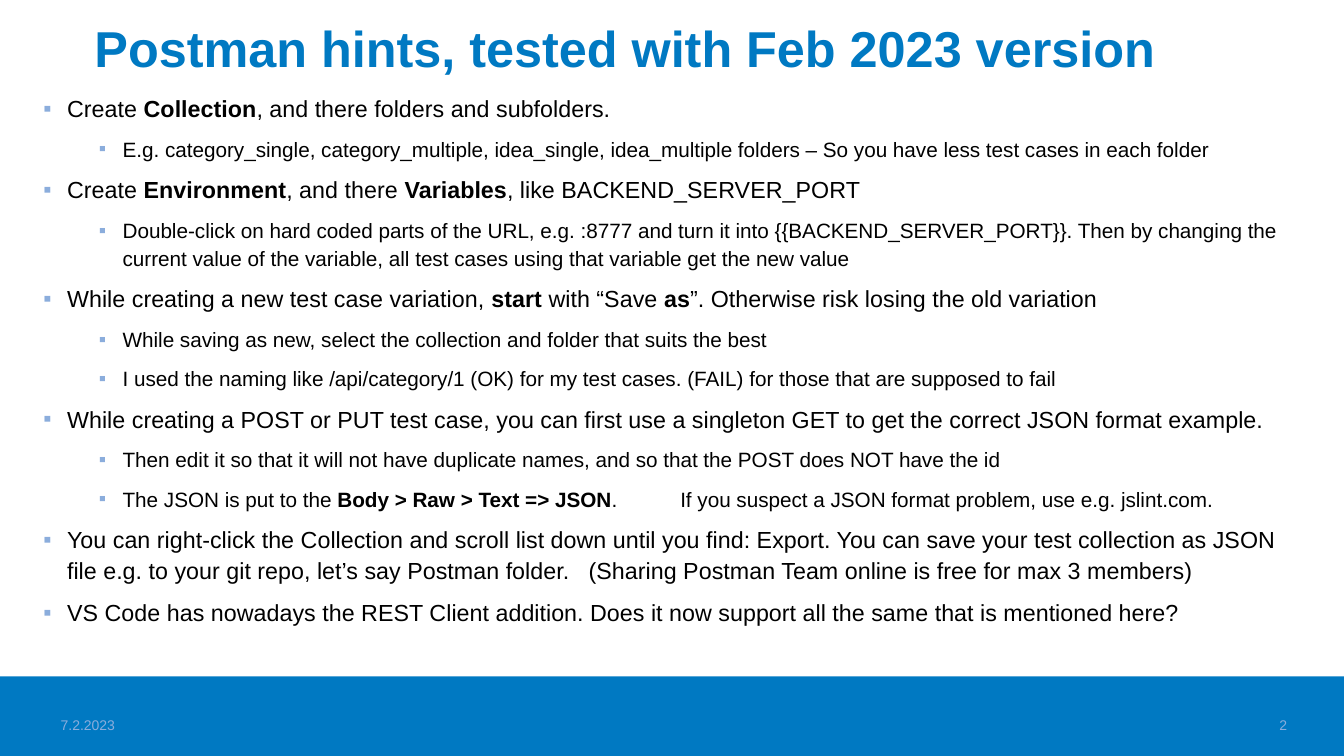
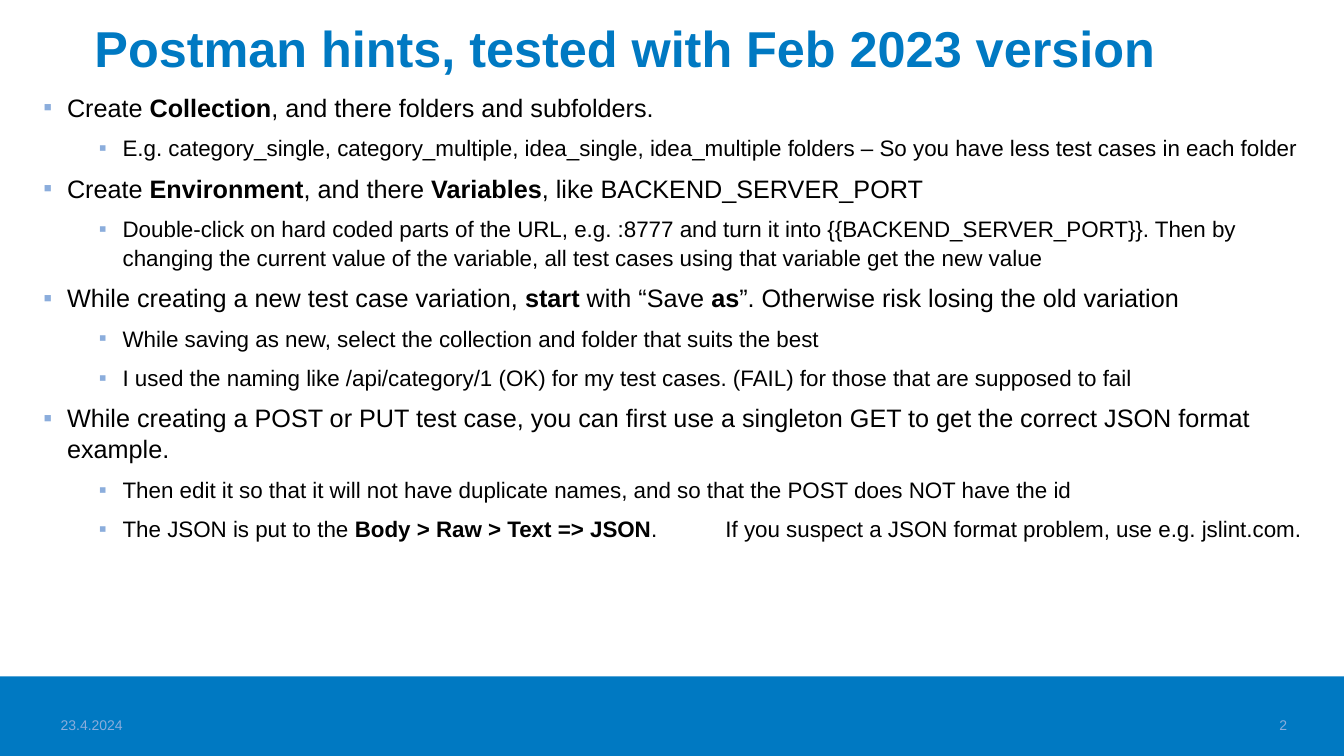
Before and after one commit to haagahelia/ohke-teknologiat, a slide deck: slide 2 of 05_es6_node/NodeJS_demo/10_postman/Postman_Hints.pptx. Drawn at 1344x756 pixels with LibreOffice and Linux fonts; fonts in the diff are those of the drawing; background and template pictures are left out. Boxes give left, top, right and bottom in pixels: in the first picture for what was removed or moved away, otherwise in the second. Text is boxed around its words. In the diff, an @@ line names an element or a change of style, - is before the commit and + after.

Commit message:
PostMan hints upd

```diff
--- a/05_es6_node/NodeJS_demo/10_postman/Postman_Hints.pptx
+++ b/05_es6_node/NodeJS_demo/10_postman/Postman_Hints.pptx
@@ text "Create Collection, and there folders ..." at bbox=[67, 98, 1301, 542]: size 16.6 to 18 pt in "Create Collection, and there folders and subfolders.", "Create Environment, and there Variables, like BACKEND_SERVER ...", "While creating a new test case variation, ...", "While creating a POST or PUT test ..."; size 14.8 to 16 pt in "E.g. category_single, category_multiple, idea_single, idea_m ...", "Double-click on hard coded parts of the ...", "While saving as new, select the collection ...", "I used the naming like /api/category/1 (OK) ..." and 2 more places @@
@@ text at bbox=[67, 531, 1275, 626]: paragraphs removed @@
-▪ You can right-click the Collection and scroll list down until you find: Export. You can save your test collection as JSON file e.g. to your git repo, let’s say Postman folder. (Sharing Postman Team online is free for max 3 members)
-▪ VS Code has nowadays the REST Client addition. Does it now support all the same that is mentioned here?
@@ text at bbox=[61, 720, 123, 730]: text changed @@
-7.2.2023
+23.4.2024
```
Also in this commit, not shown: 1 other slide changed, 2 slides added, 1 other file.
